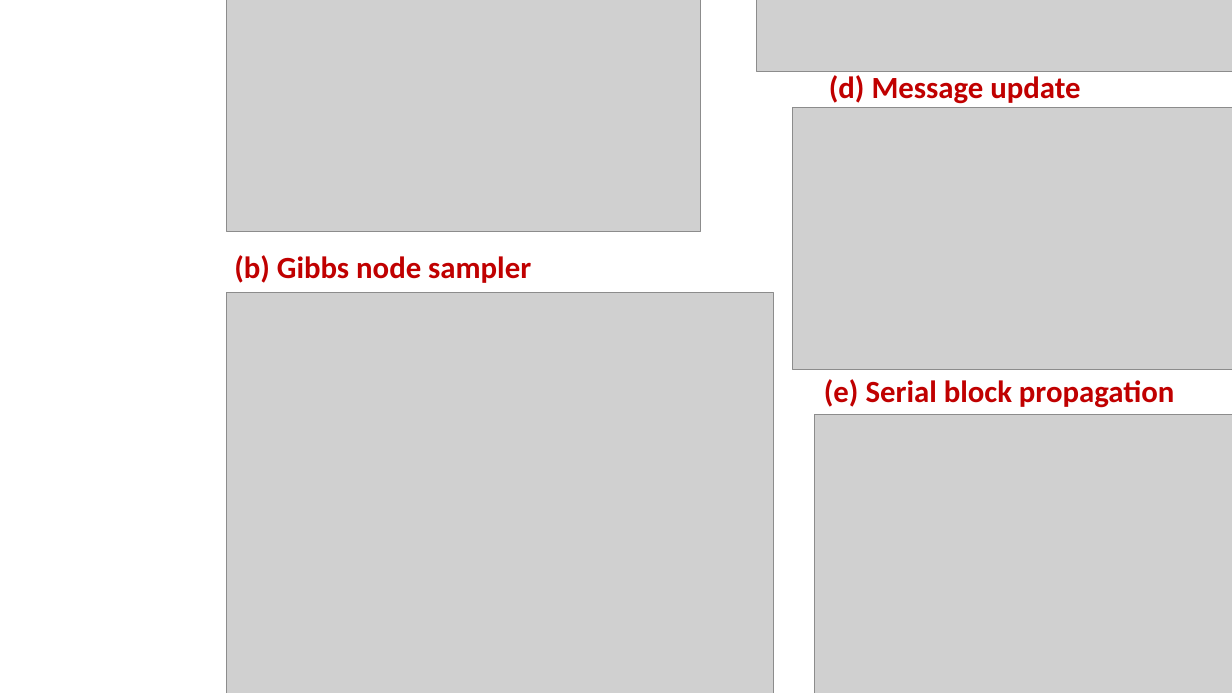
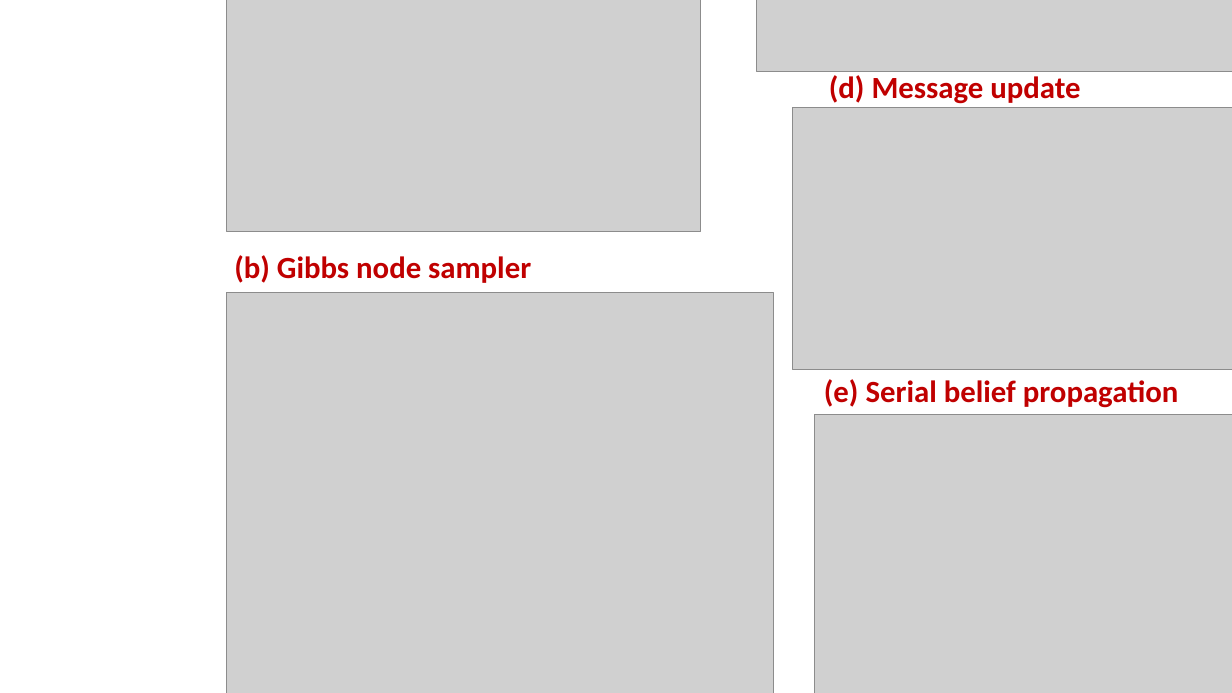
Before and after one commit to hongzimao/6.438, a slide deck: slide 3 of ps6/computational/code_screenshots/code.pptx. Drawn at 1232x693 pixels with LibreOffice and Linux fonts; fonts in the diff are those of the drawing; grey boxes stand for pictures; background and template pictures are left out. Boxes give left, top, right and bottom in pixels: in the first picture for what was removed or moved away, otherwise in the second. Text is boxed around its words. In the diff, an @@ line names an element or a change of style, - is before the commit and + after.

```diff
--- a/ps6/computational/code_screenshots/code.pptx
+++ b/ps6/computational/code_screenshots/code.pptx
@@ text at (x1=824, y1=379, x2=1178, y2=408): text changed @@
-(e) Serial block propagation
+(e) Serial belief propagation
```
Also in this commit, not shown: 3 other files.
